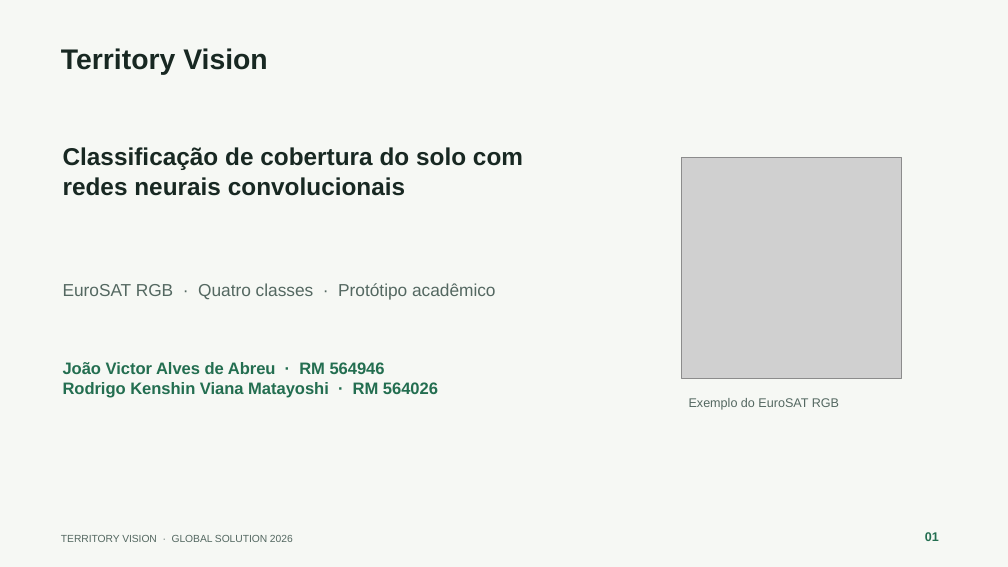
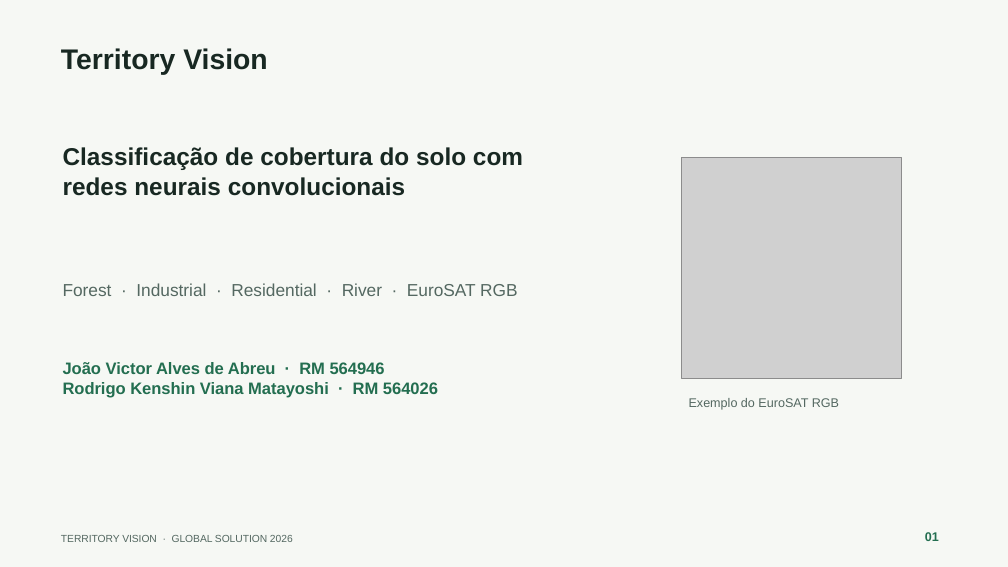
Before and after one commit to JoaoVictorAAbreu-Dev/gs-2026-cnn, a slide deck: slide 1 of docs/Territory_Vision_Apresentacao_Final.pptx. Drawn at 1008x567 pixels with LibreOffice and Linux fonts; fonts in the diff are those of the drawing; grey boxes stand for pictures. Boxes give left, top, right and bottom in pixels: in the first picture for what was removed or moved away, otherwise in the second. Text is boxed around its words. In the diff, an @@ line names an element or a change of style, - is before the commit and + after.

```diff
--- a/docs/Territory_Vision_Apresentacao_Final.pptx
+++ b/docs/Territory_Vision_Apresentacao_Final.pptx
@@ text at [63,283,517,296]: text changed @@
-EuroSAT RGB · Quatro classes · Protótipo acadêmico
+Forest · Industrial · Residential · River · EuroSAT RGB
```
Also in this commit, not shown: 7 other slides changed, 6 other files.
